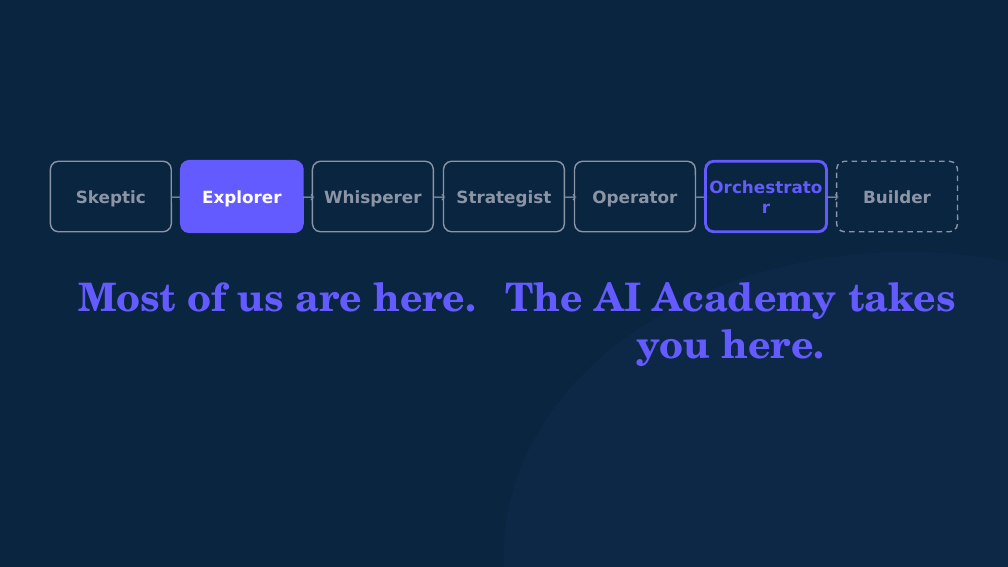
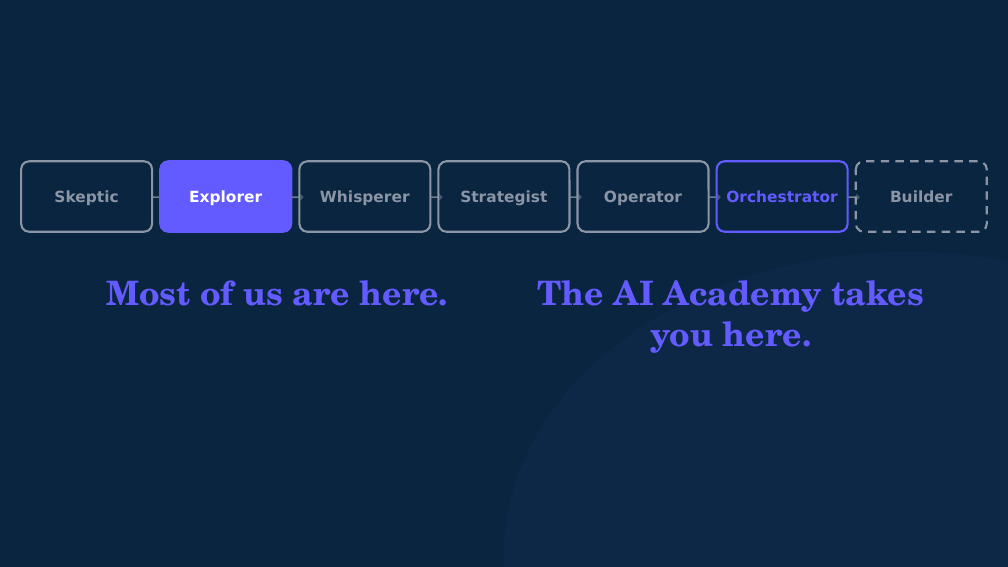
Before and after one commit to michaelengland/ai-best-practices, a slide deck: slide 8 of decks/ai-academy-pitch/ai-academy-pitch.pptx. Drawn at 1008x567 pixels with LibreOffice and Linux fonts; fonts in the diff are those of the drawing. Boxes give left, top, right and bottom in pixels: in the first picture for what was removed or moved away, otherwise in the second. Text is boxed around its words. In the diff, an @@ line names an element or a change of style, - is before the commit and + after.

```diff
--- a/decks/ai-academy-pitch/ai-academy-pitch.pptx
+++ b/decks/ai-academy-pitch/ai-academy-pitch.pptx
@@ text "Skeptic": place and size @@
-text "Skeptic" at [76,190,146,207]
+text "Skeptic" at [54,190,118,205]
@@ outline #8B95A5 1 pt to #8B95A5 1.5 pt in 4 elements at [438,161,570,232], [578,161,709,232], [299,161,430,232], [21,161,152,232] @@
@@ rounded rectangle: place and size @@
-rounded rectangle at [50,161,171,232]
+rounded rectangle at [21,161,152,232]
@@ text "→": place and size @@
-text "→" at [171,161,181,232]
+text "→" at [152,161,160,232]
@@ text "Explorer": place and size @@
-text "Explorer" at [202,190,281,207]
+text "Explorer" at [189,190,262,205]
@@ rounded rectangle: place and size @@
-rounded rectangle at [181,161,302,232]
+rounded rectangle at [160,161,291,232]
@@ rounded rectangle at [160,161,291,232]: outline #635BFF 2 pt to #635BFF 1.5 pt @@
@@ text "→": place and size @@
-text "→" at [302,161,312,232]
+text "→" at [291,161,299,232]
@@ rounded rectangle: place and size @@
-rounded rectangle at [312,161,433,232]
+rounded rectangle at [299,161,430,232]
@@ text "→": place and size @@
-text "→" at [433,161,444,232]
+text "→" at [430,161,438,232]
@@ rounded rectangle: place and size @@
-rounded rectangle at [444,161,564,232]
+rounded rectangle at [438,161,570,232]
@@ text "→": place and size @@
-text "→" at [564,161,575,232]
+text "→" at [570,161,578,232]
@@ rounded rectangle: place and size @@
-rounded rectangle at [575,161,696,232]
+rounded rectangle at [578,161,709,232]
@@ text "→": place and size @@
-text "→" at [696,161,706,232]
+text "→" at [709,161,717,232]
@@ text "Orchestrator": place and size @@
-text "Orchestrator" at [706,161,827,232]
+text "Orchestrator" at [726,190,837,202]
@@ rounded rectangle at [717,161,848,232]: outline #635BFF 2 pt to #635BFF 1.5 pt @@
@@ rounded rectangle: place and size @@
-rounded rectangle at [706,161,827,232]
+rounded rectangle at [717,161,848,232]
@@ text "→": place and size @@
-text "→" at [827,161,837,232]
+text "→" at [848,161,856,232]
@@ size 12 to 11 pt in 7 elements at [460,190,547,205], [320,190,410,205], [604,190,682,205], [189,190,262,205], [726,190,837,202], [54,190,118,205], [890,190,952,202] @@
@@ text "Builder": place and size @@
-text "Builder" at [863,190,931,203]
+text "Builder" at [890,190,952,202]
@@ rounded rectangle: place and size @@
-rounded rectangle at [837,161,958,232]
+rounded rectangle at [856,161,987,232]
@@ rounded rectangle at [856,161,987,232]: outline #8B95A5 1 pt dashed to #8B95A5 1.5 pt dashed @@
@@ text "Most of us are here." at [106,280,448,306]: size 28 to 24 pt @@
@@ text "The AI Academy takes you ..." at [538,280,925,353]: size 28 to 24 pt @@
```
Also in this commit, not shown: 12 other files.
